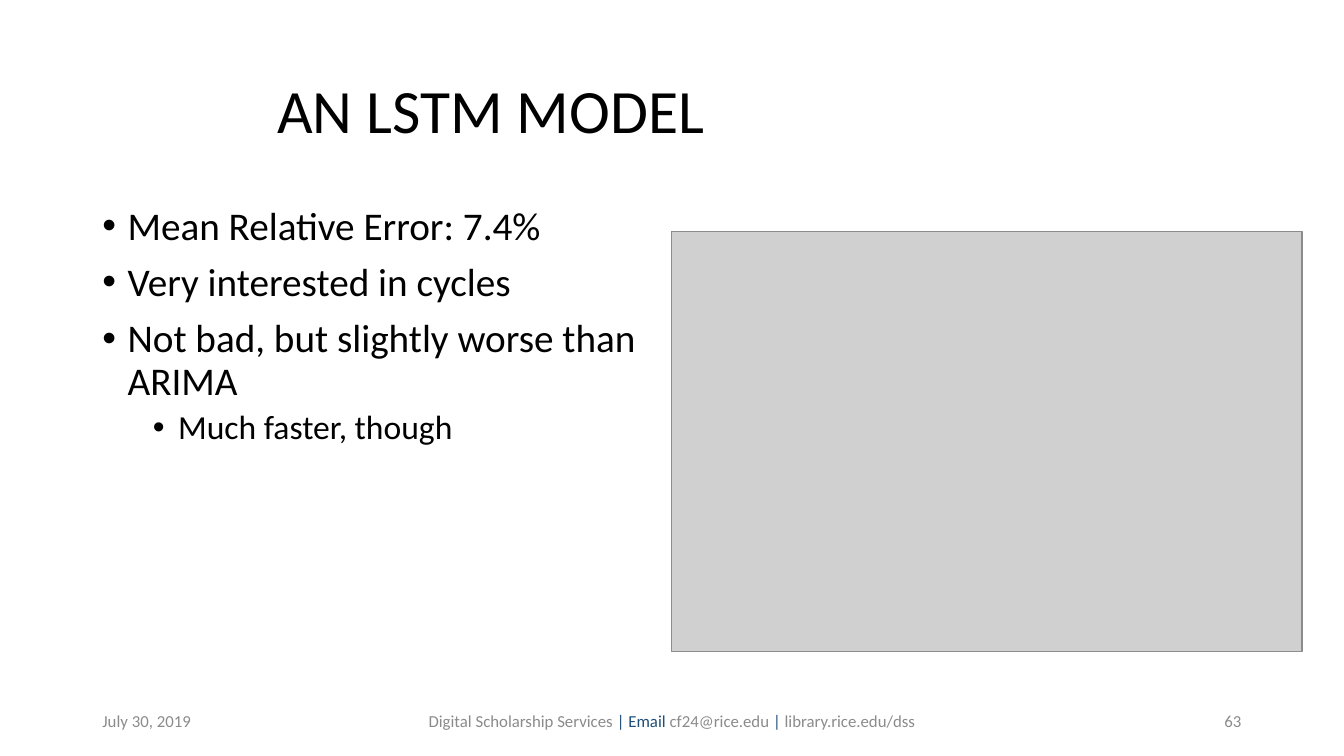
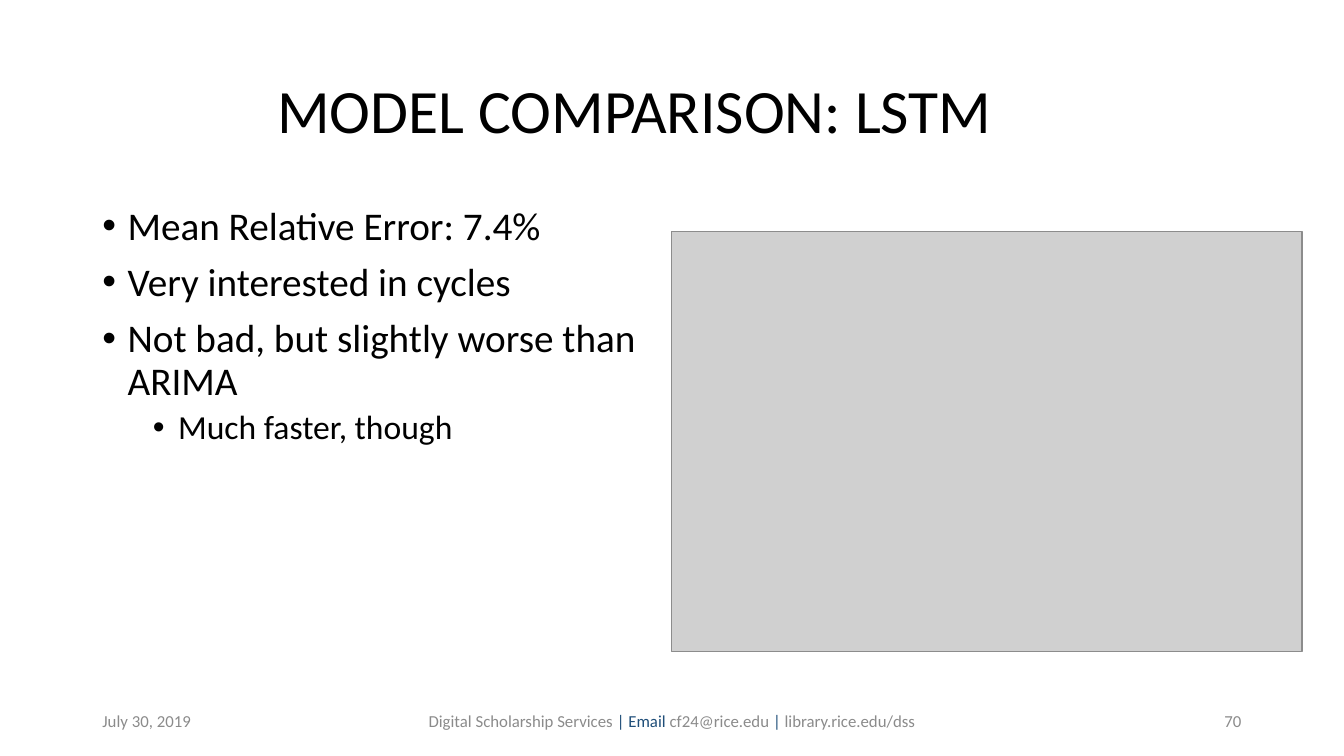
Before and after one commit to bakitybacon/rice-data-and-donuts, a slide deck: slide 70 of tsa/Introduction to Time Series Analysis.pptx (slide 63 before the commit). Drawn at 1344x756 pixels with LibreOffice and Linux fonts; fonts in the diff are those of the drawing; grey boxes stand for pictures; background and template pictures are left out. Boxes give left, top, right and bottom in pixels: in the first picture for what was removed or moved away, otherwise in the second. Text is boxed around its words. In the diff, an @@ line names an element or a change of style, - is before the commit and + after.

Commit message:
model comparisons and stuff

```diff
--- a/tsa/Introduction to Time Series Analysis.pptx
+++ b/tsa/Introduction to Time Series Analysis.pptx
@@ title at (x1=277, y1=93, x2=991, y2=134): text changed @@
-AN LSTM MODEL
+MODEL COMPARISON: LSTM
@@ page number at (x1=1224, y1=716, x2=1241, y2=727): text changed @@
-63
+70
```
Also in this commit, not shown: 7 other slides changed, 9 slides added.
